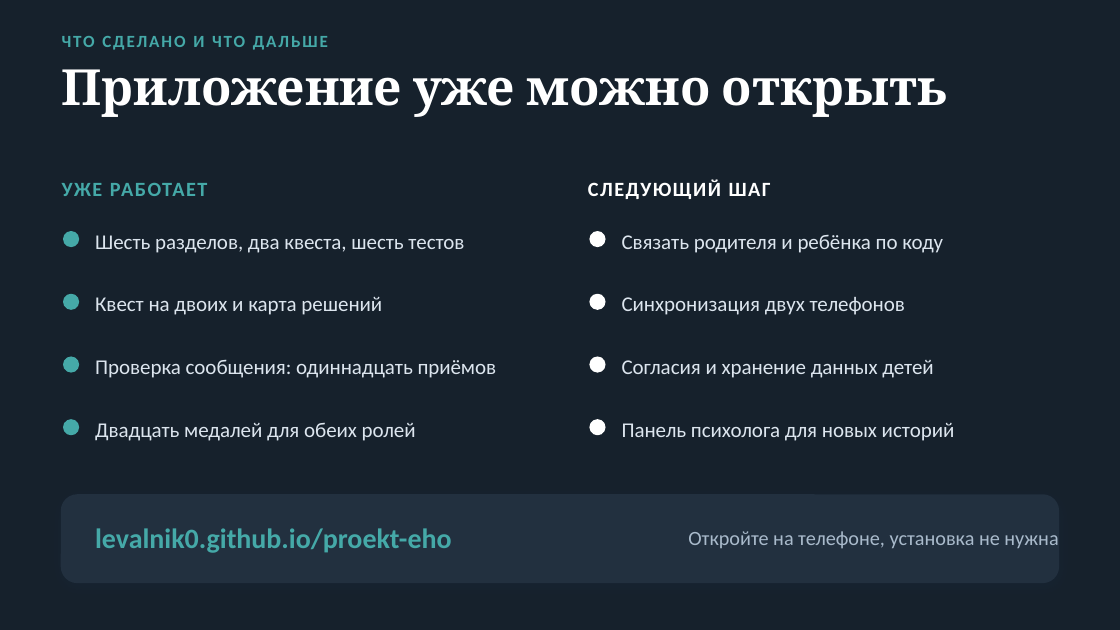
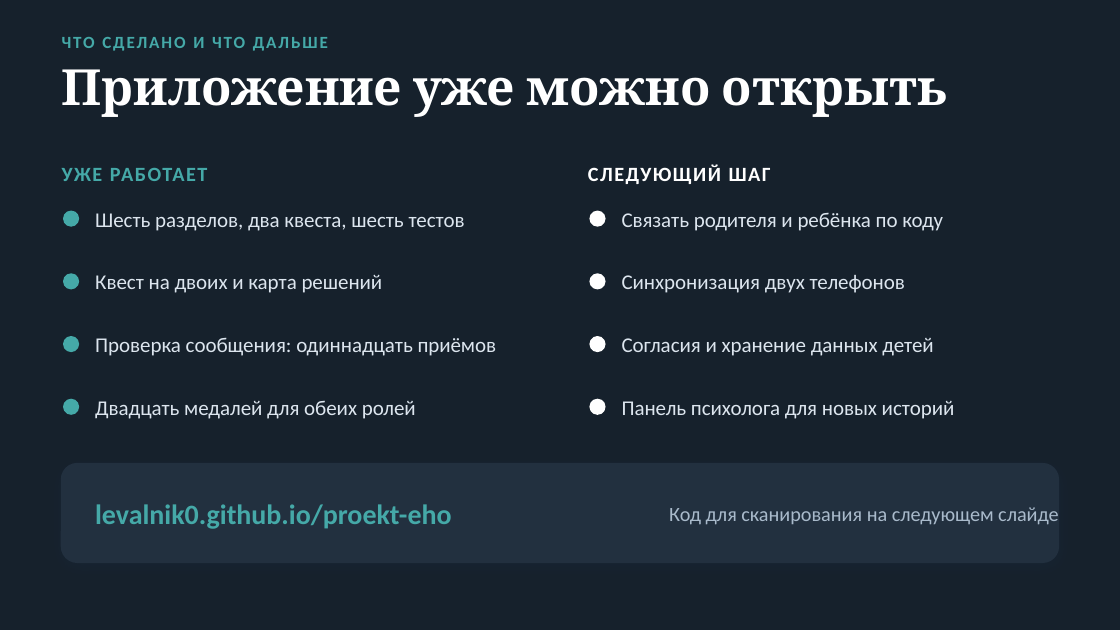
Before and after one commit to Levalnik0/proekt-eho, a slide deck: slide 11 of Проект_Эхо_презентация.pptx. Drawn at 1120x630 pixels with LibreOffice and Linux fonts; fonts in the diff are those of the drawing. Boxes give left, top, right and bottom in pixels: in the first picture for what was removed or moved away, otherwise in the second. Text is boxed around its words. In the diff, an @@ line names an element or a change of style, - is before the commit and + after.

Commit message:
Вычитка презентации: ровная вёрстка, QR-слайд, честная проверка
Слайды:
- убраны длинные тире, фразы перестроены под обычную пунктуацию
- одинаковый отступ под заголовком на всех слайдах, маркеры считаются
  по середине первой строки, снимки прижаты к правому полю
- текст больше не центрируется по высоте рамки: pptxgenjs делает это
  по умолчанию, и одиночная строка проваливалась на середину
- фон титульного слайда рисует cover.py: круги, расходящиеся из телефона
- двенадцатый слайд целиком под QR-код, рядом адрес обычным текстом

preview.py показывал не то, что лежит в файле. Исправлено:
- вертикальное и горизонтальное выравнивание читались по неверным кодам
- кегль из пунктов подставлялся в пиксели, текст был на четверть мельче
- переполнение мерилось по высоте блока, а не по строкам
- добавлены --only и --scale, фон-картинка и перенос шрифта

Проверка после этого нашла три настоящих переполнения, они устранены.

```diff
--- a/Проект_Эхо_презентация.pptx
+++ b/Проект_Эхо_презентация.pptx
@@ text "УЖЕ РАБОТАЕТ": place and size @@
-text "УЖЕ РАБОТАЕТ" at box(62, 183, 208, 196)
+text "УЖЕ РАБОТАЕТ" at box(62, 168, 208, 181)
@@ text "СЛЕДУЮЩИЙ ШАГ": place and size @@
-text "СЛЕДУЮЩИЙ ШАГ" at box(588, 179, 771, 199)
+text "СЛЕДУЮЩИЙ ШАГ" at box(588, 164, 771, 184)
@@ text "Шесть разделов, два квеста, шесть ...": place and size @@
-text "Шесть разделов, два квеста, шесть ..." at box(95, 235, 464, 253)
+text "Шесть разделов, два квеста, шесть ..." at box(95, 213, 465, 231)
@@ text "Связать родителя и ребёнка по ...": place and size @@
-text "Связать родителя и ребёнка по ..." at box(622, 235, 943, 253)
+text "Связать родителя и ребёнка по ..." at box(622, 213, 943, 231)
@@ text "Квест на двоих и карта ...": place and size @@
-text "Квест на двоих и карта ..." at box(95, 297, 382, 315)
+text "Квест на двоих и карта ..." at box(95, 275, 383, 293)
@@ text "Синхронизация двух телефонов": place and size @@
-text "Синхронизация двух телефонов" at box(622, 297, 905, 315)
+text "Синхронизация двух телефонов" at box(622, 275, 905, 293)
@@ text "Проверка сообщения: одиннадцать приёмов": place and size @@
-text "Проверка сообщения: одиннадцать приёмов" at box(95, 359, 497, 378)
+text "Проверка сообщения: одиннадцать приёмов" at box(95, 337, 497, 356)
@@ text "Согласия и хранение данных детей": place and size @@
-text "Согласия и хранение данных детей" at box(622, 360, 933, 378)
+text "Согласия и хранение данных детей" at box(622, 338, 933, 356)
@@ vertical alignment middle to top in 10 elements at box(588, 164, 771, 184), box(622, 213, 943, 231), box(622, 275, 905, 293), box(622, 338, 933, 356), box(622, 401, 955, 419), box(62, 168, 208, 181), box(95, 213, 465, 231), box(95, 337, 497, 356), box(95, 275, 383, 293), box(95, 401, 416, 419) @@
@@ text "Двадцать медалей для обеих ролей": place and size @@
-text "Двадцать медалей для обеих ролей" at box(95, 423, 416, 441)
+text "Двадцать медалей для обеих ролей" at box(95, 401, 416, 419)
@@ 8 ellipses: place and size @@
-8 ellipses at box(64, 232, 605, 435)
+8 ellipses at box(64, 212, 605, 414)
@@ text "Панель психолога для новых историй": place and size @@
-text "Панель психолога для новых историй" at box(622, 423, 955, 441)
+text "Панель психолога для новых историй" at box(622, 401, 955, 419)
@@ rounded rectangle: place and size @@
-rounded rectangle at box(62, 495, 1058, 582)
+rounded rectangle at box(62, 464, 1058, 562)
@@ rounded rectangle at box(62, 464, 1058, 562): proportions changed @@
@@ text "levalnik0.github.io/proekt-eho": place and size @@
-text "levalnik0.github.io/proekt-eho" at box(95, 528, 451, 553)
+text "levalnik0.github.io/proekt-eho" at box(95, 504, 451, 529)
@@ text at box(669, 507, 1059, 525): text changed @@
-Откройте на телефоне, установка не нужна
+Код для сканирования на следующем слайде
```
Also in this commit, not shown: 10 other slides changed, 1 slide added, 9 other files.
